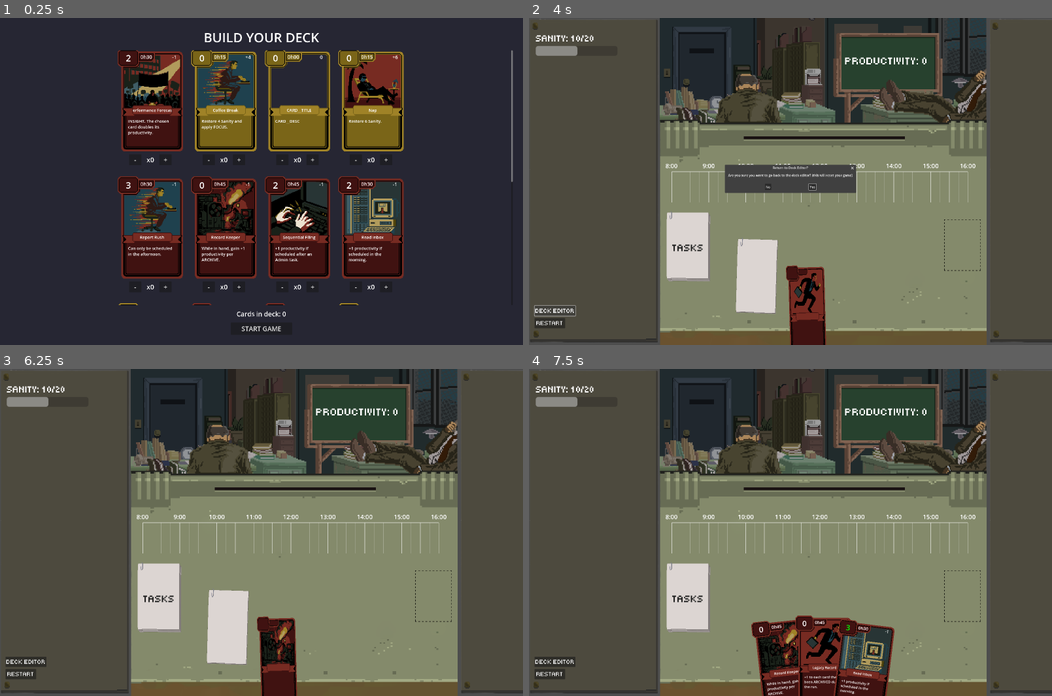
Above: before the commit, frames 1-4 (two rows, left to right).
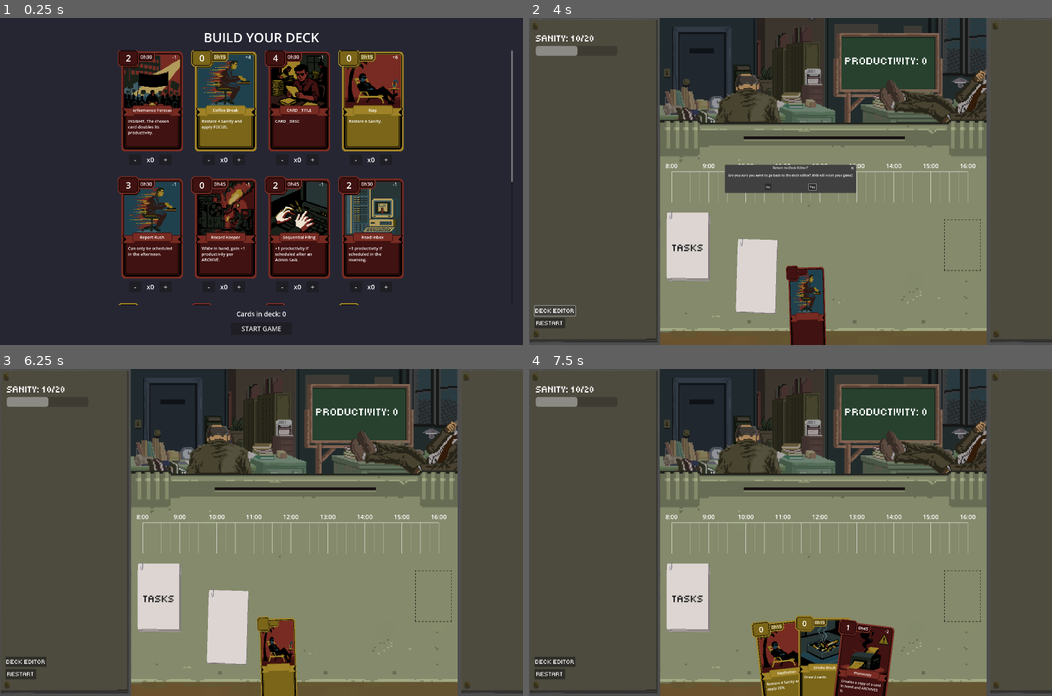
Above: after the commit, the same moments.

Repository: ambotwist/Burnout
Game: Godot game, scene res://Scenes/deck_editor.tscn
Same seed, same stepped clock (60 frames per second), same inputs: the game is played once before the commit and once after it.
Inputs (mouse positions are in pixels of both pictures, inside the frame that each line leads up to):
- Up to frame 1 (0.25 s): no input
- Up to frame 2 (4 s): click "START GAME" at 0.5 s; click "RESTART" at 1.25 s; click "RESTART" at 2 s; click "RESTART" at 2.75 s; click "DECK EDITOR" at 3.5 s
- Up to frame 3 (6.25 s): click "Yes" at 4.25 s; click "START GAME" at 5 s; tap Enter at 5.75 s; move the mouse to (376, 516) at 5.77 s; click (376, 516) at 5.92 s
- Up to frame 4 (7.5 s): drag from (685, 548) to (785, 666) at 6.52 s; move the mouse to (842, 460) at 7.27 s; click (842, 460) at 7.42 s

The runs differ from the first frame. In frame 1, 3.5% of the frame differs, in the area x 50-64%, y 9-41%; in frame 2, 0.7%; in frame 3, 1.5%; in frame 4, 4.5%, in the area x 42-70%, y 75-100%.

Commit message:
implemented urgency effect and appel_urgent (need to update card description.

Diff:
--- /dev/null
+++ b/Commands/set_next_card_urgent_command.gd
@@ -0,0 +1,13 @@
+class_name SetNextCardUrgentCommand
+extends GameCommand
+
+## Command that sets a flag to make the next drawn card urgent
+## Used by ApplyUrgencyToNextDrawnEffect
+
+func execute(game_manager: GameManager) -> void:
+	game_manager.set_next_card_urgent()
+	print("  -> Command: Next drawn card will be URGENT")
+
+
+func can_execute(_game_manager: GameManager) -> bool:
+	return true
--- /dev/null
+++ b/Effects/apply_urgency_to_next_drawn_effect.gd
@@ -0,0 +1,12 @@
+class_name ApplyUrgencyToNextDrawnEffect
+extends EffectStrategy
+
+## Makes the next card drawn become urgent
+## - When this card is played, the next card drawn will have urgency applied
+## - That card's productivity doubles if played immediately, otherwise auto-discards
+## Trigger: ON_PLAY
+
+func apply_effect(context: GameContext) -> void:
+	# Queue command to set urgency flag on next drawn card
+	var command = SetNextCardUrgentCommand.new()
+	context.command_queue.append(command)
--- /dev/null
+++ b/Effects/urgency_effect.gd
@@ -0,0 +1,17 @@
+class_name UrgencyEffect
+extends EffectStrategy
+
+## URGENCY Effect: Marks a card as urgent when drawn
+## - Card productivity is doubled if played immediately after drawing
+## - If not played immediately (any other card played), card is auto-discarded
+## - Visual: Red pulsing overlay on the card
+## Trigger: ON_DRAW
+
+func apply_effect(context: GameContext) -> void:
+	if not context.self_card:
+		push_error("UrgencyEffect: No self_card in context")
+		return
+
+	# Mark the card as urgent
+	context.self_card.is_urgent = true
+	print("  -> URGENCY activated on card")
--- a/Managers/card_manager.gd
+++ b/Managers/card_manager.gd
@@ -60,6 +60,9 @@
 	hand.add_card(drawn_card)
 	drawn_card.apply_card_data()
 
+	# Trigger ON_DRAW effects (e.g., UrgencyEffect)
+	_trigger_on_draw_effects(drawn_card)
+
 	# Animate to hand position with hand scale
 	update_cards_hand_positions()
 	drawn_card.animation_player.play("flip")
@@ -68,6 +71,26 @@
 func _on_draw_pile_scale_changed() -> void:
 	draw_pile_scale = draw_pile.cards_scale
 	draw_pile.scale = Vector2(draw_pile_scale, draw_pile_scale)
+
+
+## Trigger ON_DRAW effects for a freshly drawn card (e.g., UrgencyEffect)
+func _trigger_on_draw_effects(card: Card) -> void:
+	if not card or not card.card_data:
+		return
+
+	for effect in card.card_data.effects:
+		if effect and effect.trigger == GameEnums.EffectTrigger.ON_DRAW:
+			# Create minimal context for ON_DRAW
+			var context = GameContext.new()
+			context.self_card = card.card_data
+			context.self_card_node = card
+
+			# Apply the effect
+			print("  -> ON_DRAW effect: ", effect.get_script().resource_path.get_file())
+			effect.apply_effect(context)
+
+	# Update visual after ON_DRAW effects (shows urgency overlay if applicable)
+	card.apply_card_data()
 
 
 ### HAND FUNCTIONS ###
--- a/Managers/game_manager.gd
+++ b/Managers/game_manager.gd
@@ -29,6 +29,10 @@
 # Zen window tracking
 var zen_start_time: float = -1.0
 var zen_end_time: float = -1.0
+
+# Urgency tracking
+var just_drawn_card: CardData = null  # The most recently drawn card (for urgency checks)
+var next_card_is_urgent: bool = false  # Flag to make the next drawn card urgent
 
 
 ### SETUP ###
@@ -180,6 +184,9 @@
 		# (add_to_schedule frees the card node after animation)
 		var played_card_data: CardData = card.card_data
 
+		# Check if this is the urgent card being played immediately
+		var is_playing_urgent_card = played_card_data.is_urgent and played_card_data == just_drawn_card
+
 		# Trigger BEFORE_PLAY effects (await to handle async effects like planning)
 		await trigger_card_effects(card, GameEnums.EffectTrigger.BEFORE_PLAY)
 
@@ -188,6 +195,10 @@
 
 		# Apply zen reduction if card is played within zen window
 		apply_zen_reduction(card)
+
+		# Apply urgency bonus if playing urgent card immediately (doubles productivity)
+		if is_playing_urgent_card:
+			apply_urgency_bonus(card)
 
 		var slot_position = schedule.get_slot_position(played_card_data.duration)
 		card_manager.add_to_schedule(card, slot_position)
@@ -223,6 +234,10 @@
 		# Draw a new card (after half a second delay)
 		await get_tree().create_timer(0.5).timeout
 		card_manager.draw_card()
+
+		# Update just-drawn card tracking and check for urgency expiration
+		_update_just_drawn_card()
+		await _check_urgency_expiration()
 
 		# Notify that game state changed (previous_card updated)
 		Events.game_state_changed.emit(_build_game_state())
@@ -276,6 +291,76 @@
 func update_productivity_label() -> void:
 	if productivity_label:
 		productivity_label.text = "PRODUCTIVITY: " + str(total_productivity)
+
+
+# Apply urgency bonus - doubles productivity when urgent card is played immediately
+func apply_urgency_bonus(card: Card) -> void:
+	if not card or not card.card_data:
+		return
+
+	var old_productivity = card.card_data.productivity
+	card.card_data.productivity *= 2
+	card.card_data.is_urgent = false
+	print("  -> URGENCY: Productivity doubled from ", old_productivity, " to ", card.card_data.productivity)
+
+
+# Update tracking for the most recently drawn card (for urgency mechanics)
+func _update_just_drawn_card() -> void:
+	just_drawn_card = null
+	if not card_manager.hand.cards.is_empty():
+		var last_card = card_manager.hand.cards.back()
+		if last_card is Card and last_card.card_data:
+			just_drawn_card = last_card.card_data
+
+			# Apply pending urgency if flagged
+			if next_card_is_urgent:
+				just_drawn_card.is_urgent = true
+				next_card_is_urgent = false
+				# Update visual to show urgency overlay
+				last_card.apply_card_data()
+				print("  -> Applied URGENCY to drawn card")
+
+
+## Set flag to make the next drawn card urgent (called by ApplyUrgencyToNextDrawnEffect)
+func set_next_card_urgent() -> void:
+	next_card_is_urgent = true
+
+
+# Check for urgent cards that missed their window and need to be auto-discarded
+func _check_urgency_expiration() -> void:
+	for card in card_manager.hand.cards:
+		if card is Card and card.card_data and card.card_data.is_urgent:
+			# If this urgent card is NOT the just-drawn card, it missed its window
+			if card.card_data != just_drawn_card:
+				await _auto_discard_urgent_card(card)
+				break  # Only discard one per turn
+
+
+# Auto-discard an urgent card that missed its play window
+func _auto_discard_urgent_card(card: Card) -> void:
+	print("  -> URGENCY EXPIRED: Auto-discarding card")
+	card.card_data.is_urgent = false
+	Events.urgent_card_expired.emit(card)
+
+	# Remove from hand
+	card_manager.hand.remove_card(card)
+	card_manager.update_cards_hand_positions()
+
+	# Reparent to CardManager for animation
+	var current_global_pos = card.global_position
+	card.reparent(card_manager)
+	card.global_position = current_global_pos
+
+	# Animate to discard pile
+	var tween = get_tree().create_tween()
+	tween.parallel().tween_property(card, "global_position", discard_pile.global_position, 0.3)
+	tween.parallel().tween_property(card, "scale", Vector2(discard_pile.cards_scale, discard_pile.cards_scale), 0.3)
+	tween.parallel().tween_property(card, "modulate:a", 0.0, 0.3)
+	await tween.finished
+
+	# Add to discard pile and free the node
+	discard_pile.add_card(card.card_data)
+	card.queue_free()
 
 
 # Apply sanity toll from a played card
@@ -422,5 +507,6 @@
 		"zen_start_time": zen_start_time,
 		"zen_end_time": zen_end_time,
 		"current_sanity": current_sanity,
-		"max_sanity": max_sanity
+		"max_sanity": max_sanity,
+		"just_drawn_card": just_drawn_card
 	}
--- a/Objects/Cards/card.gd
+++ b/Objects/Cards/card.gd
@@ -5,6 +5,7 @@
 	GameEnums.DeckType.NEUTRAL: preload("res://Assets/illu_card.shape.yel.png"),
 	GameEnums.DeckType.ADMIN: preload("res://Assets/card_front.png"),
 	GameEnums.DeckType.TECH: preload("res://Assets/card_front.png"),
+	GameEnums.DeckType.STRAIN: preload("res://Assets/card_front.png"),
 }
 
 var card_data: CardData
@@ -20,6 +21,9 @@
 @onready var duration_label = $Texts/Duration
 @onready var collision_shape = $Node2D/Area2D/CollisionShape2D
 @onready var animation_player = $AnimationPlayer
+@onready var urgency_overlay = $Node2D/Sprites/FrontSprites/UrgencyOverlay
+
+var _urgency_tween: Tween = null
 
 func _ready() -> void:
 	add_to_group("interactable")
@@ -47,6 +51,9 @@
 	productivity_label.text = str(card_data.productivity)
 	duration_label.text = format_duration(card_data.duration)
 	sanity_toll_label.text = format_sanity_toll(card_data.strategy.sanity_toll)
+
+	# Update urgency visual overlay
+	_update_urgency_visual()
 
 
 func format_duration(duration_slots: int) -> String:
@@ -152,3 +159,38 @@
 
 			# Update display to show new productivity
 			apply_card_data()
+
+
+## Update urgency visual overlay based on card_data.is_urgent
+func _update_urgency_visual() -> void:
+	if not urgency_overlay:
+		return
+
+	if card_data and card_data.is_urgent:
+		_show_urgency_overlay()
+	else:
+		_hide_urgency_overlay()
+
+
+## Show pulsing red urgency overlay
+func _show_urgency_overlay() -> void:
+	urgency_overlay.visible = true
+
+	# Kill existing tween if running
+	if _urgency_tween and _urgency_tween.is_running():
+		_urgency_tween.kill()
+
+	# Create pulsing animation (loops infinitely)
+	_urgency_tween = create_tween().set_loops()
+	_urgency_tween.tween_property(urgency_overlay, "modulate:a", 0.5, 0.4)
+	_urgency_tween.tween_property(urgency_overlay, "modulate:a", 0.2, 0.4)
+
+
+## Hide urgency overlay
+func _hide_urgency_overlay() -> void:
+	if urgency_overlay:
+		urgency_overlay.visible = false
+
+	if _urgency_tween and _urgency_tween.is_running():
+		_urgency_tween.kill()
+		_urgency_tween = null
--- a/Objects/Cards/card.tscn
+++ b/Objects/Cards/card.tscn
@@ -141,6 +141,15 @@
 [node name="FrontSprite" type="Sprite2D" parent="Node2D/Sprites/FrontSprites"]
 texture = ExtResource("2_2nflo")
 
+[node name="UrgencyOverlay" type="ColorRect" parent="Node2D/Sprites/FrontSprites"]
+visible = false
+offset_left = -50.0
+offset_top = -81.0
+offset_right = 56.0
+offset_bottom = 82.0
+mouse_filter = 2
+color = Color(1, 0.15, 0.15, 0.35)
+
 [node name="Area2D" type="Area2D" parent="Node2D"]
 
 [node name="CollisionShape2D" type="CollisionShape2D" parent="Node2D/Area2D"]
--- /dev/null
+++ b/Resources/Cards/appel_urgent_card.tres
@@ -0,0 +1,23 @@
+[gd_resource type="Resource" script_class="CardStrategy" load_steps=7 format=3 uid="uid://dxu7k2m8ap1qy"]
+
+[ext_resource type="Script" uid="uid://c6hm0eda7f1ut" path="res://Strategies/effect_strategy.gd" id="1_effect"]
+[ext_resource type="Script" uid="uid://5ef5ggycgd2n" path="res://Strategies/card_strategy.gd" id="2_card"]
+[ext_resource type="Script" uid="uid://bu2dywnhjtkf1" path="res://Strategies/prerequisite_strategy.gd" id="3_sfy4k"]
+[ext_resource type="Script" uid="uid://l6cw5mvp4epa" path="res://Effects/apply_urgency_to_next_drawn_effect.gd" id="3_urgency"]
+[ext_resource type="Texture2D" uid="uid://dpy4q4icnep26" path="res://Assets/CardIllustrations/illu_rush.png" id="4_vdjg5"]
+
+[sub_resource type="Resource" id="Resource_urgency"]
+script = ExtResource("3_urgency")
+trigger = 2
+metadata/_custom_type_script = ExtResource("3_urgency")
+
+[resource]
+script = ExtResource("2_card")
+card_id = "APPEL_URGENT"
+deck = 3
+duration = 1
+productivity = 2
+sanity_toll = -1
+effects = Array[ExtResource("1_effect")]([SubResource("Resource_urgency")])
+image = ExtResource("4_vdjg5")
+metadata/_custom_type_script = "uid://5ef5ggycgd2n"
--- a/Resources/Cards/reorganisation_forcee.tres
+++ b/Resources/Cards/reorganisation_forcee.tres
@@ -1,9 +1,23 @@
-[gd_resource type="Resource" script_class="CardStrategy" load_steps=4 format=3 uid="uid://odcdssj1rw14"]
+[gd_resource type="Resource" script_class="CardStrategy" load_steps=7 format=3 uid="uid://odcdssj1rw14"]
 
 [ext_resource type="Script" uid="uid://c6hm0eda7f1ut" path="res://Strategies/effect_strategy.gd" id="1_g5fvr"]
 [ext_resource type="Script" uid="uid://bu2dywnhjtkf1" path="res://Strategies/prerequisite_strategy.gd" id="2_8qbos"]
+[ext_resource type="Script" uid="uid://jmbf6ycwg1i2" path="res://Effects/draw_cards_effect.gd" id="3_h35ta"]
 [ext_resource type="Script" uid="uid://5ef5ggycgd2n" path="res://Strategies/card_strategy.gd" id="3_mt6v2"]
+[ext_resource type="Texture2D" uid="uid://08dcucalpwqb" path="res://Assets/CardIllustrations/illu_tri.dossiers.png" id="4_bqngb"]
+
+[sub_resource type="Resource" id="Resource_d2mxr"]
+script = ExtResource("3_h35ta")
+amount = 2
+trigger = 2
+metadata/_custom_type_script = "uid://jmbf6ycwg1i2"
 
 [resource]
 script = ExtResource("3_mt6v2")
+deck = 1
+duration = 2
+productivity = 4
+sanity_toll = -1
+effects = Array[ExtResource("1_g5fvr")]([SubResource("Resource_d2mxr")])
+image = ExtResource("4_bqngb")
 metadata/_custom_type_script = "uid://5ef5ggycgd2n"
--- a/Strategies/card_data.gd
+++ b/Strategies/card_data.gd
@@ -7,6 +7,7 @@
 var productivity: int
 var effects: Array[EffectStrategy]
 var zen_sanity_bonus: int = 0  # Bonus from zen window (reduces sanity toll)
+var is_urgent: bool = false  # True when card has active urgency (just drawn with urgency effect)
 
 
 static func create_card_data_from_strategy(card_strategy: CardStrategy) -> CardData:
--- a/Utils/effect_simulator.gd
+++ b/Utils/effect_simulator.gd
@@ -28,6 +28,9 @@
 
 	# Simulate zen reduction (happens between BEFORE_PLAY and ON_PLAY)
 	_simulate_zen_reduction(card_data, context, result)
+
+	# Simulate urgency bonus (doubles productivity if urgent and just drawn)
+	_simulate_urgency_bonus(card_data, game_state, result)
 
 	# Simulate ON_PLAY effects
 	_simulate_effects_for_trigger(card_data, context, GameEnums.EffectTrigger.ON_PLAY, result)
@@ -141,3 +144,15 @@
 		# Only reduce sanity toll if it's negative (draining cards)
 		if result.sanity_toll < 0:
 			result.sanity_toll += 1  # Reduce drain by 1
+
+
+## Simulate urgency bonus (doubles productivity if card is urgent and just drawn)
+static func _simulate_urgency_bonus(card_data: CardData, game_state: Dictionary, result: Dictionary) -> void:
+	# Only apply if card has urgency flag set
+	if not card_data.is_urgent:
+		return
+
+	# Check if this is the just-drawn card (would get the bonus if played now)
+	var just_drawn_card = game_state.get("just_drawn_card")
+	if card_data == just_drawn_card:
+		result.productivity *= 2
--- a/Utils/events.gd
+++ b/Utils/events.gd
@@ -11,3 +11,6 @@
 
 ## Emits when player sanity reaches 0 (game over / burnout)
 signal burnout_triggered
+
+## Emits when an urgent card's window expires and it needs to be auto-discarded
+signal urgent_card_expired(card: Card)
--- a/Utils/game_enums.gd
+++ b/Utils/game_enums.gd
@@ -6,7 +6,8 @@
 	RANDOM = -2,   # For targeting: pick random deck
 	NEUTRAL = 0,
 	ADMIN = 1,
-	TECH = 2
+	TECH = 2,
+	STRAIN = 3
 }
 
 # Specific card IDs (based on Resources/Cards)
Not shown, added: Commands/set_next_card_urgent_command.gd.uid
Not shown, added: Effects/apply_urgency_to_next_drawn_effect.gd.uid
Not shown, added: Effects/urgency_effect.gd.uid
